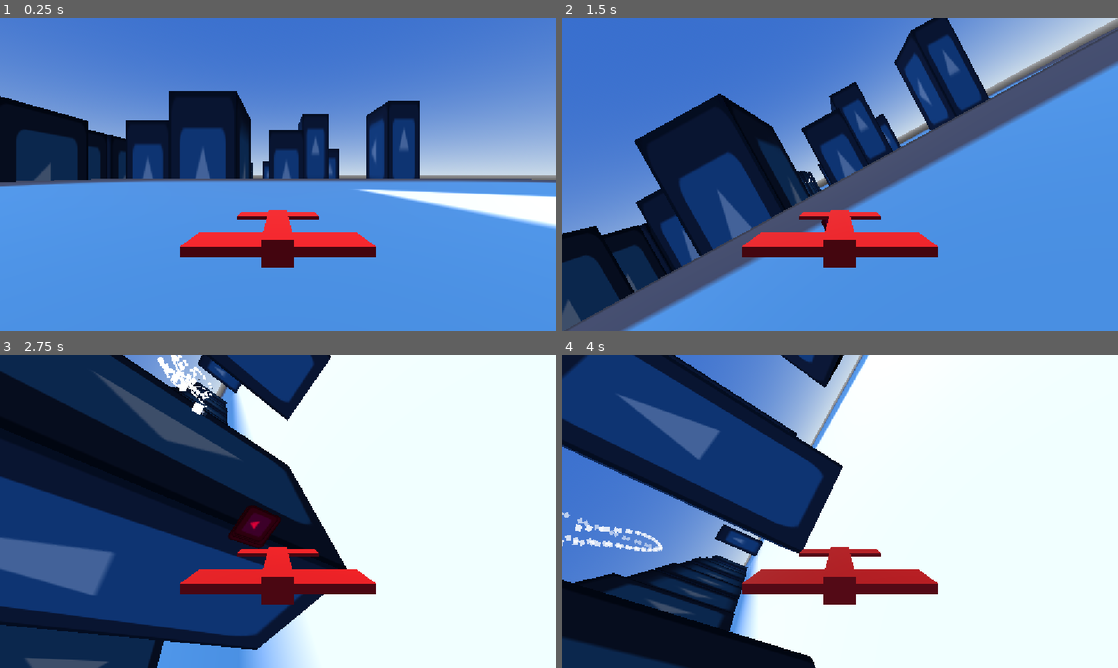
Above: before the commit, frames 1-4 (two rows, left to right).
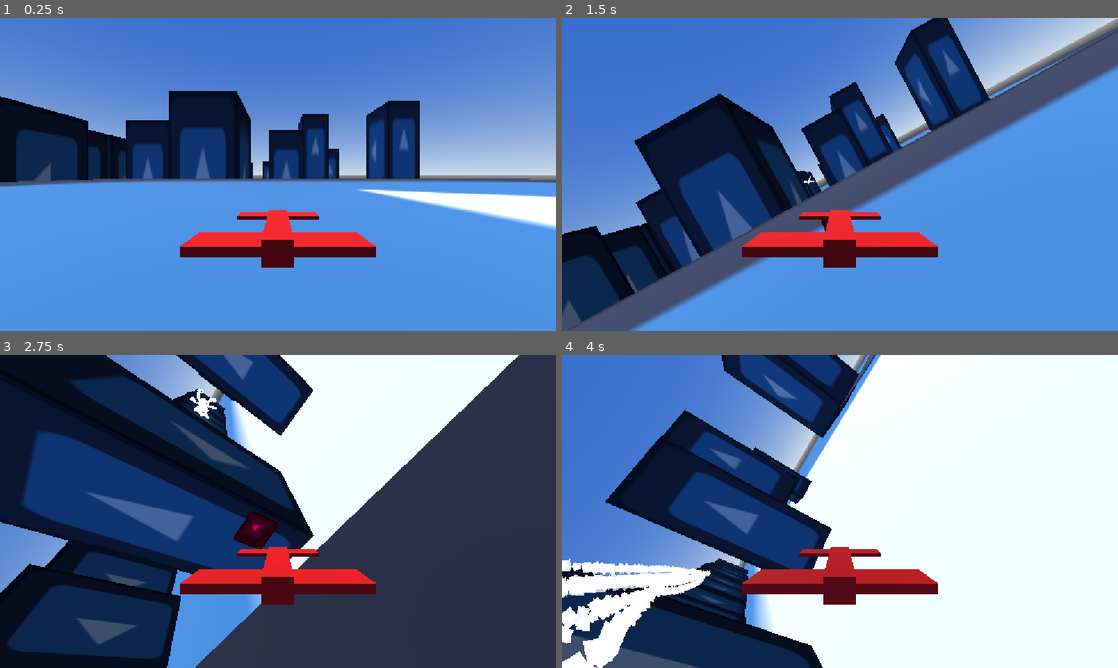
Above: after the commit, the same moments.

Repository: keidukebergman/FunkyDeliveryGame
Game: Godot game, scene res://scene/levels/test.tscn
The game is run twice, just before and just after one commit, with the same random seed, the same clock (stepped at 60 frames per second) and the same inputs. The engine's default icon, where the game draws it, is replaced by a stand-in: a white triangle on a blue panel in a dark square.
Inputs:
- Up to frame 1 (0.25 s): no input
- Up to frame 2 (1.5 s): hold D (roll_right) 0.53-1.28 s; tap R (hover_switch) at 0.6, 1.35 s; hold W (pitch_down) from 1.28 s (still down)
- Up to frame 3 (2.75 s): release W (pitch_down) at 2.03 s; hold D (roll_right) from 2.03 s (still down); tap R (hover_switch) at 2.1 s
- Up to frame 4 (4 s): release D (roll_right) at 2.78 s; hold S (pitch_up) 2.78-3.53 s; tap R (hover_switch) at 2.85, 3.6 s; hold A (roll_left) from 3.53 s (still down)

The runs differ from the first frame. In frame 1, less than 0.1% of the frame differs, in the area x 1-100%, y 25-58%; in frame 2, 2.3%; in frame 3, 67%, in the area x 0-100%, y 0-100%; in frame 4, 36%.

Commit message:
FEAT: Update rigidbody aircraft controller to be more snappy

Diff:
--- a/scene/instantiable/player/aircraft_controller.gd
+++ b/scene/instantiable/player/aircraft_controller.gd
@@ -73,13 +73,33 @@
 		throttle = clamp(throttle, 0, 2)
 		hover_mode_pressed = false
 
+var max_force:float = 10000000
+
+@export var resync_threshold: float = 15.0
+var last_target_velocity: Vector3 = Vector3.ZERO
+
 func _physics_process(delta: float) -> void:
+	angular_velocity = Vector3.ZERO
+	if (linear_velocity - last_target_velocity).length() > resync_threshold:
+		_resync_to_actual_velocity()
 	handle_rotation(delta)
 	if !hovering:
 		calculate_flight_physics(delta)
 	else:
-		handle_hovering(delta);
-	linear_velocity = actual_movement_speed + actual_fall_speed + actual_hover_speed;
+		handle_hovering(delta)
+	var target_velocity: Vector3 = actual_movement_speed + actual_fall_speed + actual_hover_speed
+	var magnitude = clamp(mass * (target_velocity - linear_velocity).length(), -max_force, max_force)
+	var dir = (target_velocity - linear_velocity).normalized()
+	var f = magnitude * dir / delta
+	apply_central_force(f)
+	last_target_velocity = target_velocity
+
+func _resync_to_actual_velocity() -> void:
+	actual_movement_speed = linear_velocity
+	actual_hover_speed = Vector3.ZERO
+	actual_fall_speed = Vector3.ZERO
+	flight_airspeed = max(linear_velocity.dot(-transform.basis.z), 0.0)
+
 
 func _evaluate_acc_decc_curve(curve:Curve, amplitude:float, speed:float, max_speed:float) -> float:
 	return curve.sample(speed/max_speed) * amplitude
@@ -114,7 +134,8 @@
 		start_falling(delta, -(updot-0.2))
 	else:
 		actual_fall_speed = actual_fall_speed.move_toward(Vector3.ZERO, hover_speed_interpolation*delta)
-
+	if hover_throttle < 0 && Vector3.UP.dot(transform.basis.y) < 0:
+		hover_throttle = 0
 	var hover_s = (tilt_loss * Vector3.UP + hover_throttle*transform.basis.y + l_hov*Vector3.LEFT + f_hov*Vector3.FORWARD)
 	actual_hover_speed = actual_hover_speed.move_toward(hover_s, hover_force*delta)
 
--- a/scene/instantiable/player/node_3d.tscn
+++ b/scene/instantiable/player/node_3d.tscn
@@ -14,8 +14,8 @@
 [sub_resource type="StandardMaterial3D" id="StandardMaterial3D_kqd52"]
 albedo_color = Color(1, 0, 0, 1)
 
-[sub_resource type="BoxShape3D" id="BoxShape3D_p4sk3"]
-size = Vector3(1, 1, 3.1157227)
+[sub_resource type="BoxShape3D" id="BoxShape3D_kqd52"]
+size = Vector3(2, 3, 1)
 
 [sub_resource type="BoxShape3D" id="BoxShape3D_fb2p2"]
 size = Vector3(3, 0.4, 2.644)
@@ -24,6 +24,7 @@
 
 [node name="Node3D" type="RigidBody3D" unique_id=806266701 node_paths=PackedStringArray("countermeasures", "missile_warning_system", "landing_gear")]
 physics_interpolation_mode = 1
+inertia = Vector3(100000, 100000, 100000)
 continuous_cd = true
 script = ExtResource("1_k1gms")
 max_hover_speed = 60
@@ -81,8 +82,8 @@
 size = Vector3(2.7373047, 0.1928711, 1)
 
 [node name="CollisionShape3D" type="CollisionShape3D" parent="." unique_id=1681163902]
-transform = Transform3D(1, 0, 0, 0, 1, 0, 0, 0, 1, 0, 0, -1.0578613)
-shape = SubResource("BoxShape3D_p4sk3")
+transform = Transform3D(1, 0, 0, 0, -4.371139e-08, -1, 0, 1, -4.371139e-08, 0, 0, -1.0578613)
+shape = SubResource("BoxShape3D_kqd52")
 
 [node name="Camera3D" type="Camera3D" parent="." unique_id=956260223]
 transform = Transform3D(1, 0, 0, 0, 1, 0, 0, 0, 1, 0, 1.445, 4.313)
--- a/scene/instantiable/projectile/missile.tscn
+++ b/scene/instantiable/projectile/missile.tscn
@@ -28,7 +28,7 @@
 gravity = Vector3(0, 0.08, 0)
 use_scale_3d = true
 scale_3d_min = Vector3(0.1, 0.1, 0.1)
-scale_3d_max = Vector3(0.1, 0.1, 0.1)
+scale_3d_max = Vector3(0.2, 0.2, 0.2)
 scale_max = 178.22
 scale_curve = SubResource("CurveTexture_wcfkk")
 alpha_curve = SubResource("CurveTexture_s0k68")
@@ -51,7 +51,10 @@
 size = Vector3(0.4, 0.4, 1)
 
 [node name="Missile" type="RigidBody3D" unique_id=1547750135 node_paths=PackedStringArray("projectile_attack_handler", "targeting_module")]
+physics_interpolation_mode = 1
+mass = 3000.0
 gravity_scale = 0.0
+continuous_cd = true
 script = ExtResource("1_wcfkk")
 projectile_attack_handler = NodePath("ProjectileAttackHandler")
 movement_speed = 220
@@ -73,7 +76,7 @@
 projectile_speed_factor = 150.0
 
 [node name="GPUParticles3D" type="GPUParticles3D" parent="." unique_id=44983150]
-amount = 100
+amount = 400
 lifetime = 5.0
 visibility_aabb = AABB(-2000, -2000, -2000, 4000, 4000, 4000)
 process_material = SubResource("ParticleProcessMaterial_x05w2")
--- a/scene/levels/test.tscn
+++ b/scene/levels/test.tscn
@@ -71,9 +71,8 @@
 
 [node name="Node3D" parent="." unique_id=806266701 instance=ExtResource("1_xe2e6")]
 transform = Transform3D(1, 0, 0, 0, 1, 0, 0, 0, 1, -22.824013, 0, 0)
-axis_lock_angular_x = true
-axis_lock_angular_y = true
-axis_lock_angular_z = true
+mass = 1000.0
+gravity_scale = 0.0
 max_level_speed = 120.0
 acceleration = 150.0
 deceleration = 80.0
